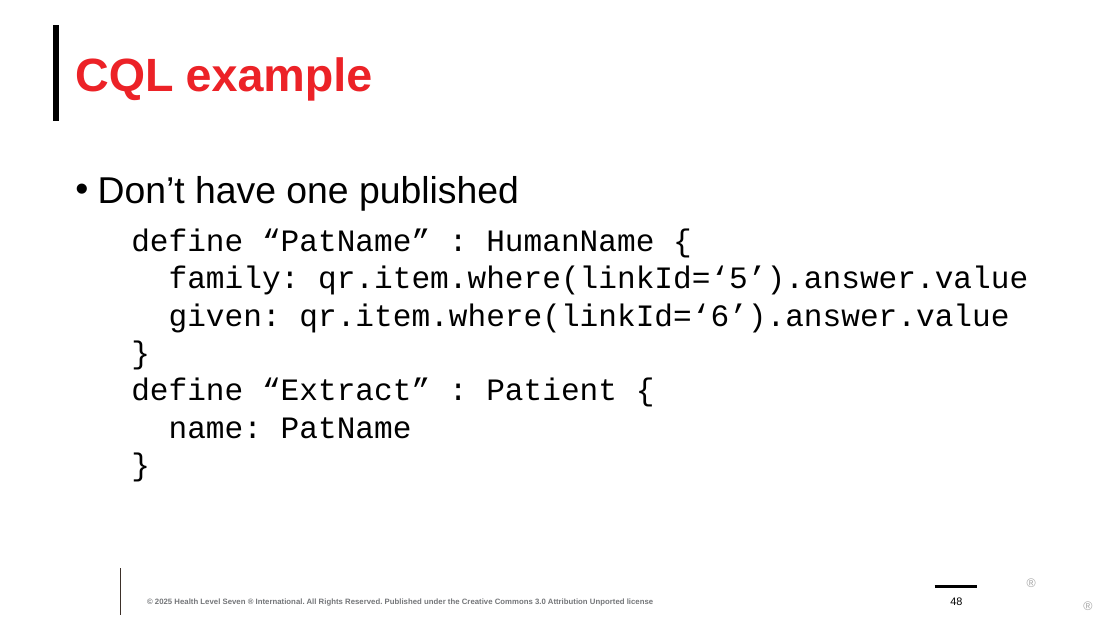
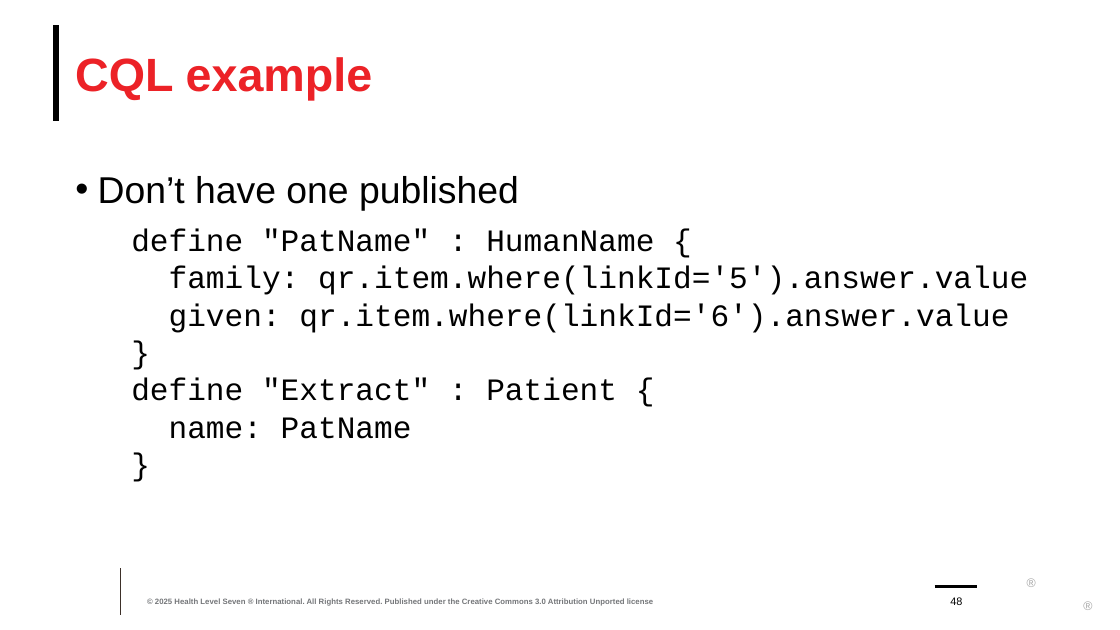
Before and after one commit to FHIR/documents, a slide deck: slide 48 of presentations/sdc/6-SDC-Extraction.pptx. Drawn at 1120x630 pixels with LibreOffice and Linux fonts; fonts in the diff are those of the drawing; background and template pictures are left out. Boxes give left, top, right and bottom in pixels: in the first picture for what was removed or moved away, otherwise in the second. Text is boxed around its words. In the diff, an @@ line names an element or a change of style, - is before the commit and + after.

```diff
--- a/presentations/sdc/6-SDC-Extraction.pptx
+++ b/presentations/sdc/6-SDC-Extraction.pptx
@@ text at [131,229,1028,439]: text changed @@
-  define “PatName” : HumanName {
-  family: qr.item.where(linkId=‘5’).answer.value
-  given: qr.item.where(linkId=‘6’).answer.value
-  }
-  define “Extract” : Patient {
-  name: PatName
-  }
+  define "PatName" : HumanName {
+  family: qr.item.where(linkId='5').answer.value
+  given: qr.item.where(linkId='6').answer.value
+  }
+  define "Extract" : Patient {
+  name: PatName
+  }
```
Also in this commit, not shown: 9 other slides changed, 4 other files.
